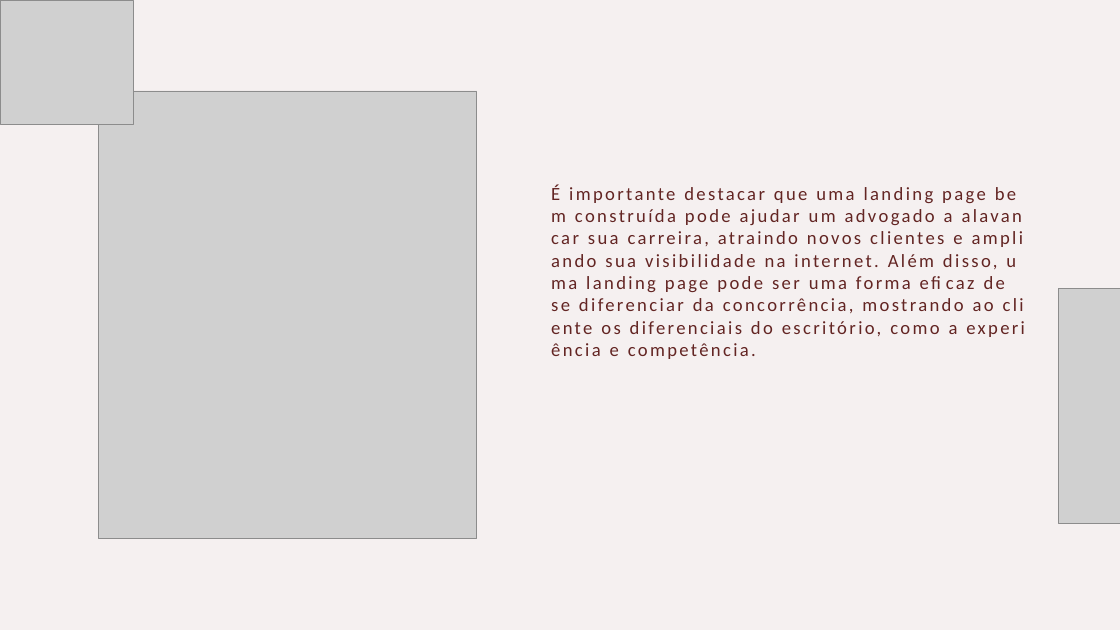
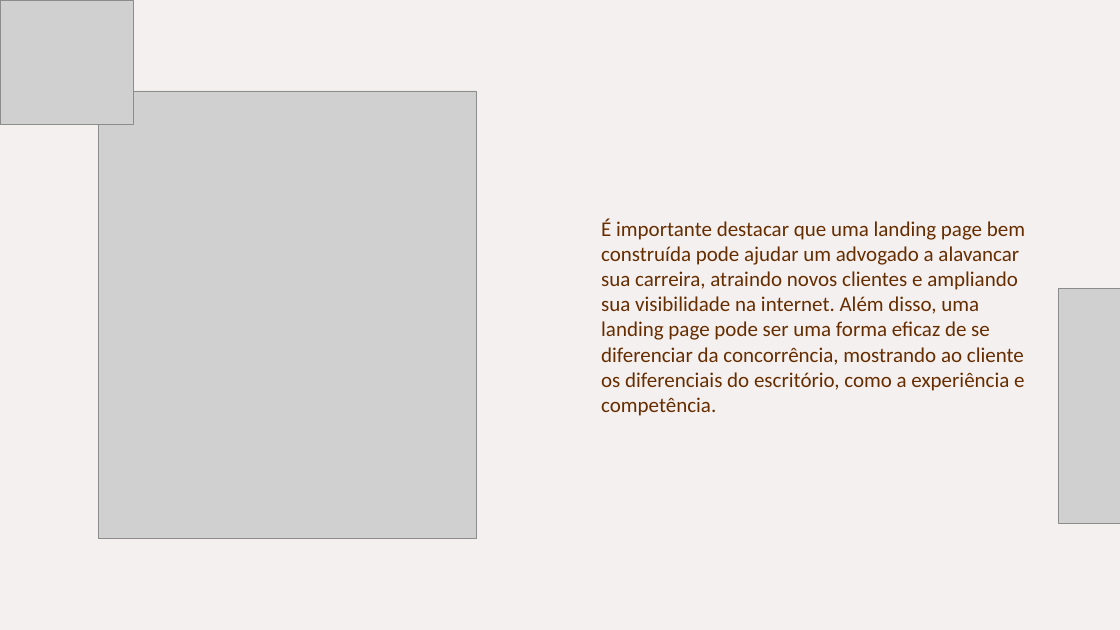
Before and after one commit to slesbel/Design-Studio, a slide deck: slide 15 of lawyer/guia_para_advogados.pptx. Drawn at 1120x630 pixels with LibreOffice and Linux fonts; fonts in the diff are those of the drawing; grey boxes stand for pictures. Boxes give left, top, right and bottom in pixels: in the first picture for what was removed or moved away, otherwise in the second. Text is boxed around its words. In the diff, an @@ line names an element or a change of style, - is before the commit and + after.

```diff
--- a/lawyer/guia_para_advogados.pptx
+++ b/lawyer/guia_para_advogados.pptx
@@ text "É importante destacar que uma ...": place and size @@
-text "É importante destacar que uma ..." at <box>551,184,997,359</box>
+text "É importante destacar que uma ..." at <box>601,218,1025,416</box>
@@ text "É importante destacar que uma ..." at <box>601,218,1025,416</box>: size 16 to 18 pt, text colour #632523 to #662E00, letter spacing 2 to 0 pt @@
```
Also in this commit, not shown: 4 other slides changed, 6 other files.
